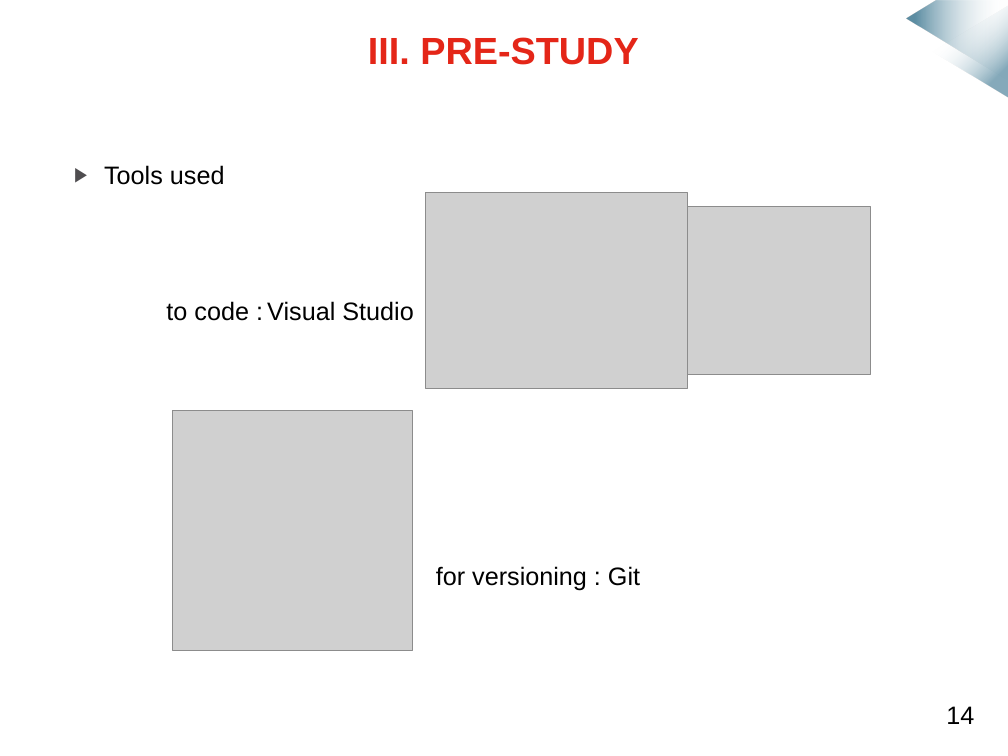
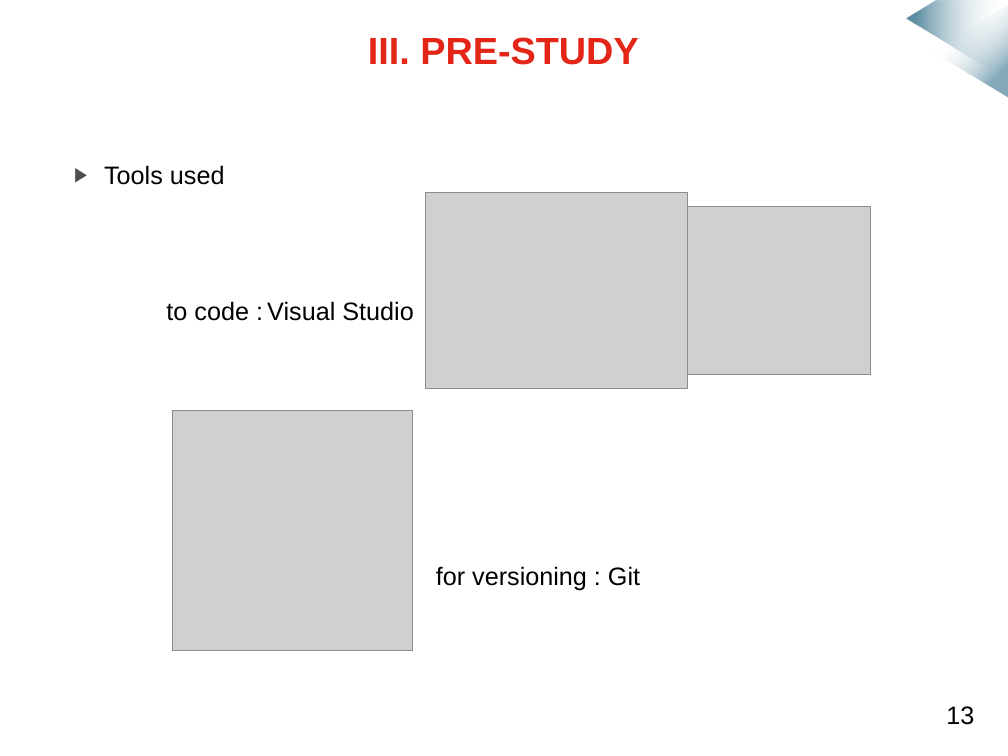
Before and after one commit to mmeven/EP_Domotique_Tablette, a slide deck: slide 13 of Rendu/Diapo_prototype_janvier.pptx. Drawn at 1008x756 pixels with LibreOffice and Linux fonts; fonts in the diff are those of the drawing; grey boxes stand for pictures; background and template pictures are left out. Boxes give left, top, right and bottom in pixels: in the first picture for what was removed or moved away, otherwise in the second. Text is boxed around its words. In the diff, an @@ line names an element or a change of style, - is before the commit and + after.

```diff
--- a/Rendu/Diapo_prototype_janvier.pptx
+++ b/Rendu/Diapo_prototype_janvier.pptx
@@ text at (x1=946, y1=706, x2=974, y2=725): text changed @@
-14
+13
```
Also in this commit, not shown: 13 other slides changed.
